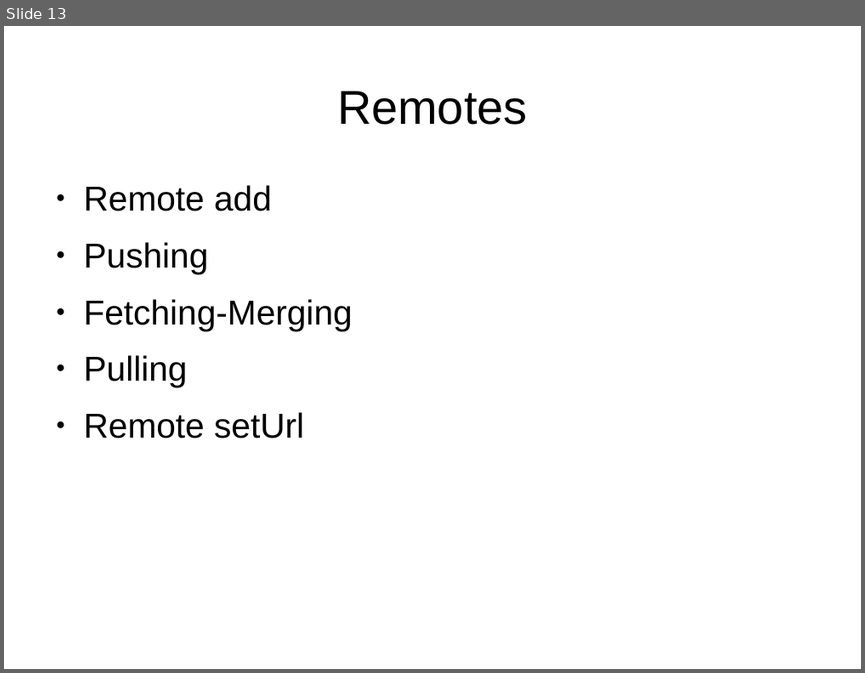
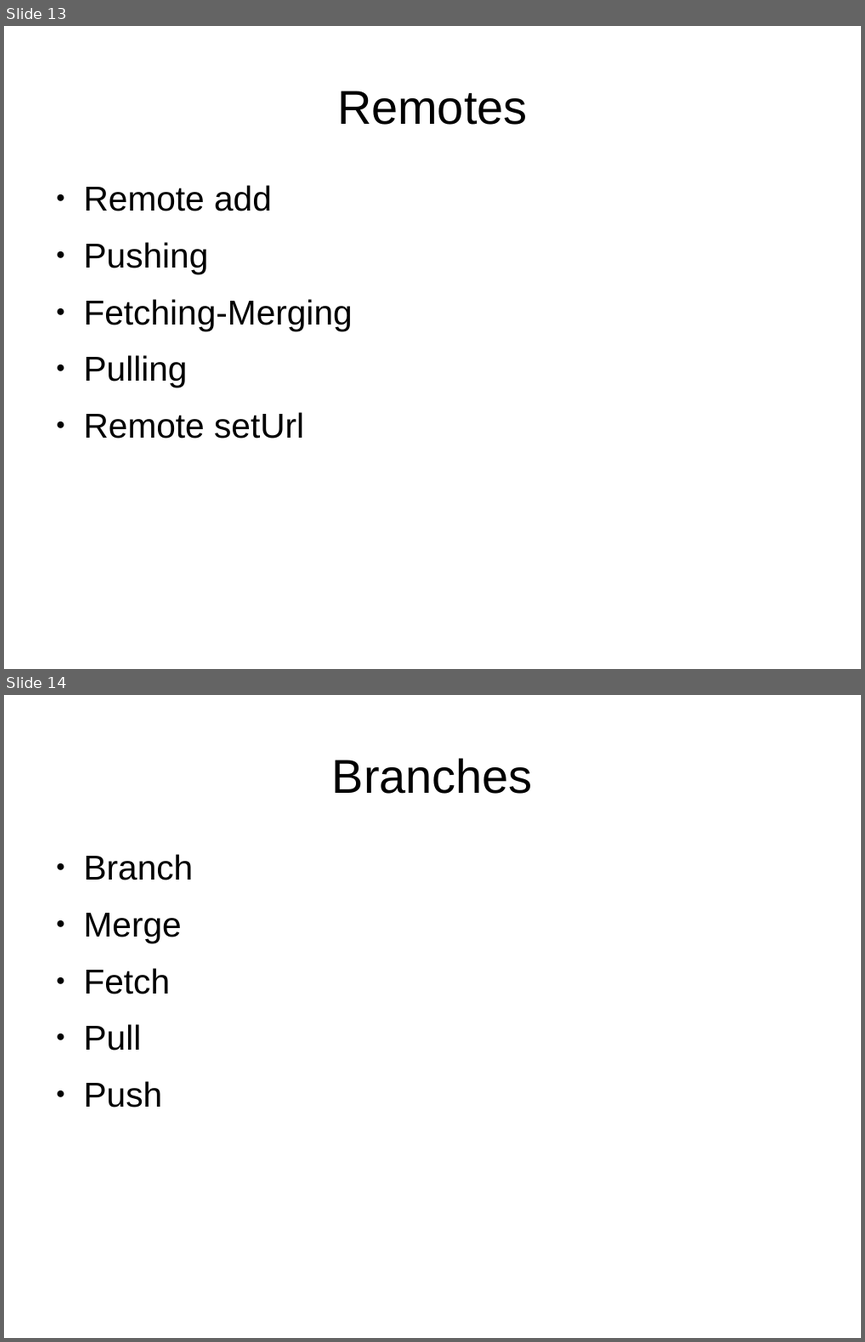
Before and after one commit to fosscell/gitworkshop, a slide deck: git.odp. Shown one above the other, each under a label of ours: slide 13 before the commit, slides 13 and 14 after it. The pictures are 865x673 and 865x1342 pixels, drawn with LibreOffice and Linux fonts; fonts in the diff are those of the drawing. Boxes give left, top, right and bottom in pixels: in the first picture for what was removed or moved away, otherwise in the second. Text is boxed around its words. In the diff, an @@ line names an element or a change of style, - is before the commit and + after.

Commit message:
Added title slide and branches

```diff
--- a/git.odp
+++ b/git.odp
@@ slide 14 added at (x1=4, y1=695, x2=861, y2=1338), background #FFFFFF @@
@@ title added at (x1=332, y1=758, x2=533, y2=794), 44 pt, text #000000 @@
+Branches
@@ text added at (x1=84, y1=854, x2=194, y2=1107), 32 pt, text #000000 @@
+● Branch
+● Merge
+● Fetch
+● Pull
+● Push
```
Also in this commit, not shown: 2 slides changed, 1 other slide added, 2 slides removed.
